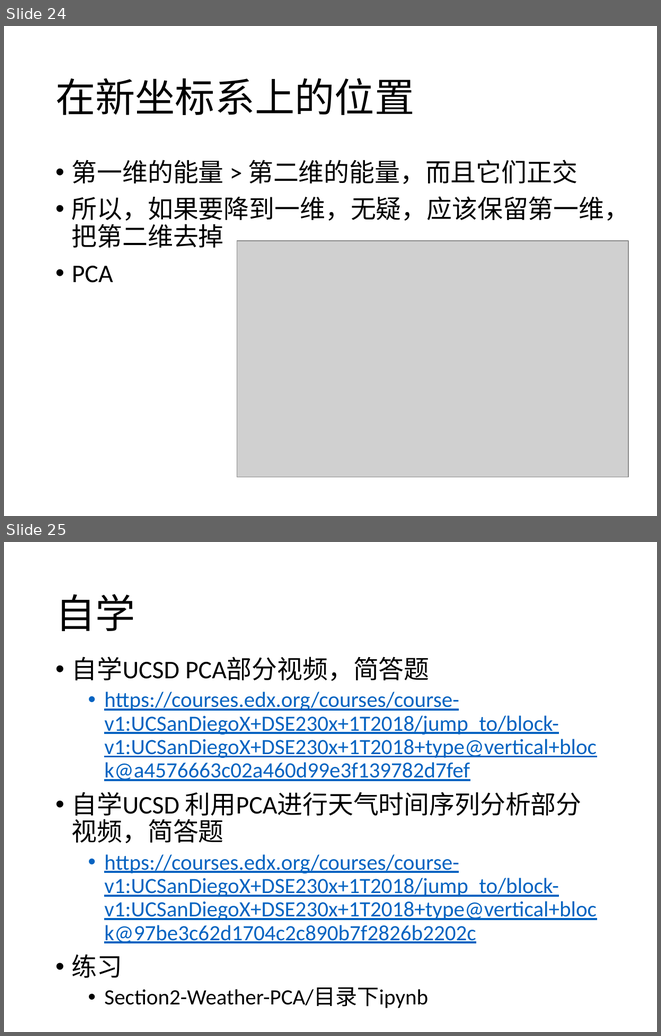
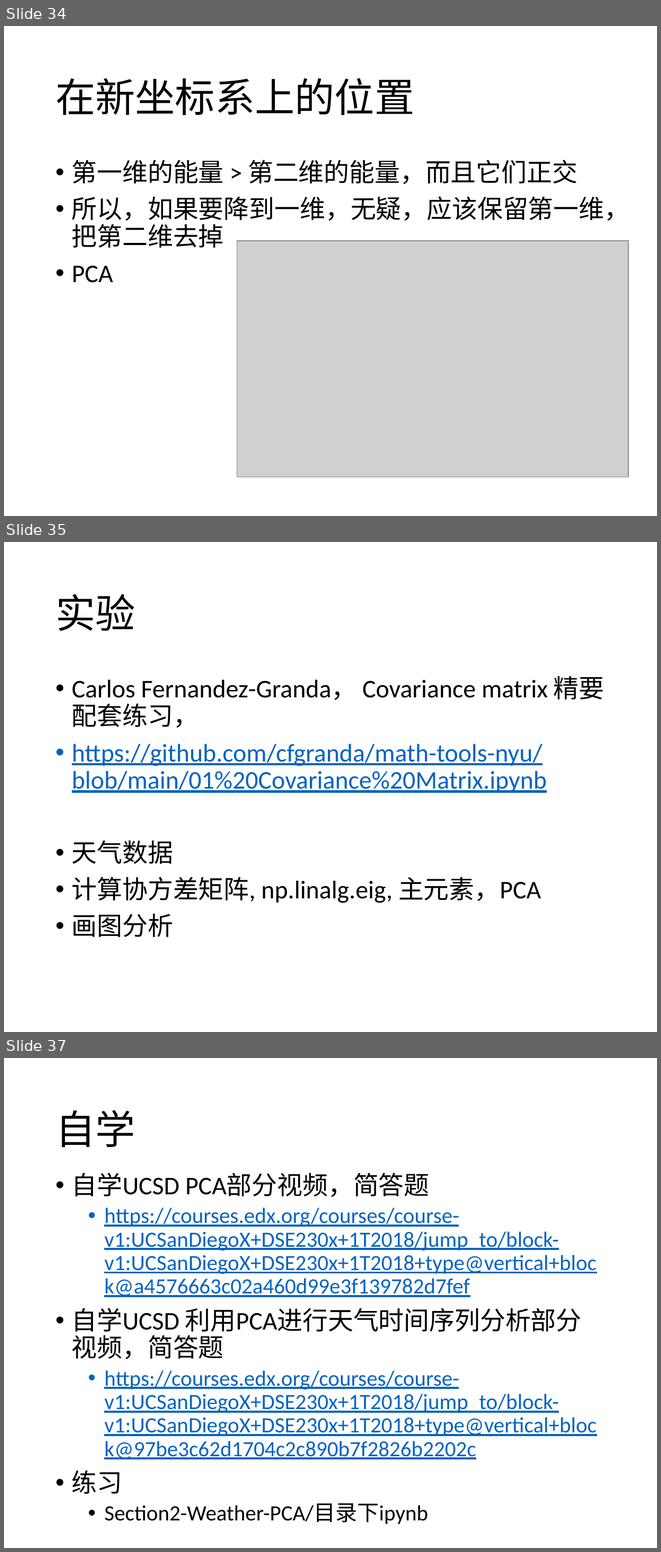
Before and after one commit to yishuai/bigalgo, a slide deck: ppt/13-pca.pptx. Shown one above the other, each under a label of ours: slides 24 and 25 before the commit, slides 34, 35 and 37 after it; the slides between them are not shown. The pictures are 661x1036 and 661x1552 pixels, drawn with LibreOffice and Linux fonts; fonts in the diff are those of the drawing; grey boxes stand for pictures. Boxes give left, top, right and bottom in pixels: in the first picture for what was removed or moved away, otherwise in the second. Text is boxed around its words. In the diff, an @@ line names an element or a change of style, - is before the commit and + after.

```diff
--- a/ppt/13-pca.pptx
+++ b/ppt/13-pca.pptx
@@ slide 35 added at (4,542,657,1032), background #FFFFFF @@
@@ title added at (55,594,135,631), 44 pt, text #000000 @@
+实验
@@ text added at (72,676,604,937), 28 pt, text #000000 @@
+• Carlos Fernandez-Granda， Covariance matrix 精要配套练习，
+• https://github.com/cfgranda/math-tools-nyu/blob/main/01%20Covariance%20Matrix.ipynb
+• 天气数据
+• 计算协方差矩阵, np.linalg.eig, 主元素，PCA
+• 画图分析
@@ what was slide 24 is now slide 34 @@
@@ what was slide 25 is now slide 37 @@
```
Also in this commit, not shown: 4 slides changed, 15 other slides added, 4 slides removed, 8 other files.
